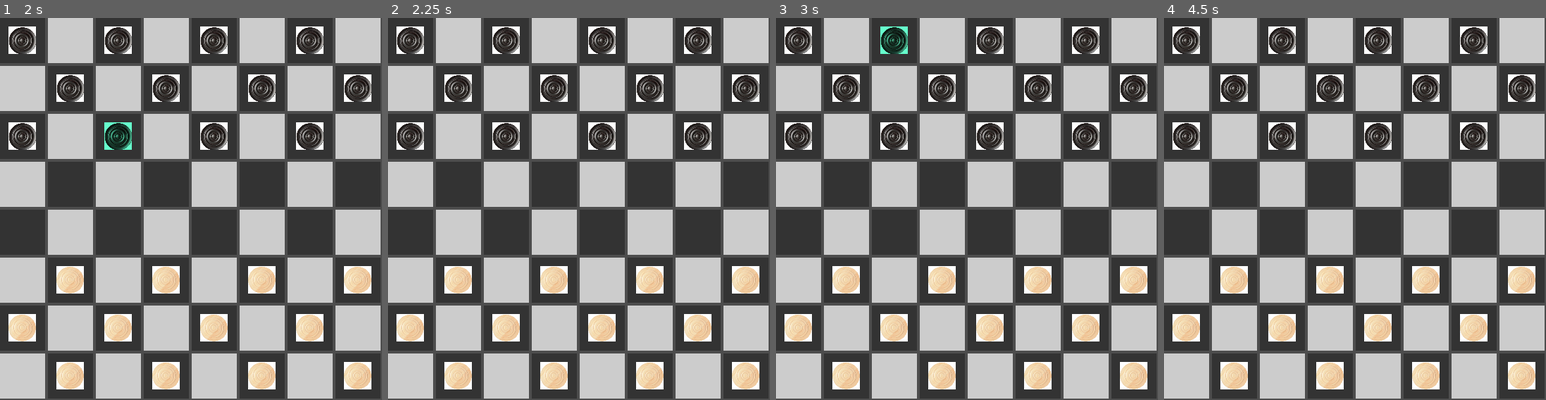
Above: before the commit, frames 1-4 (left to right).
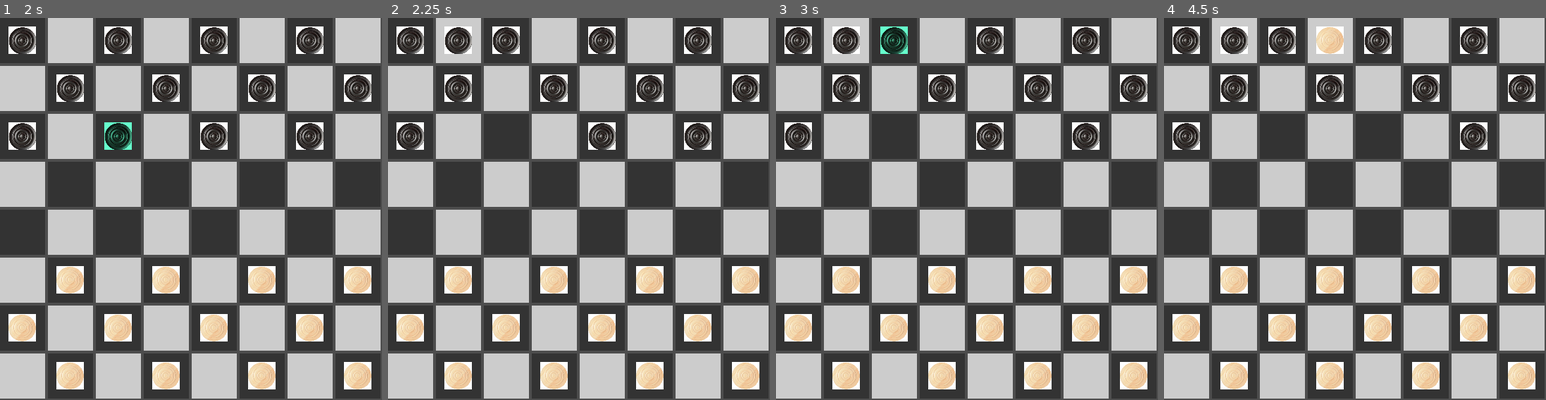
Above: after the commit, the same moments.

Repository: Luca-Milioli/Checkers
Game: Godot game, scene res://scenes/main.tscn
Two runs of this game, one before a commit and one after it. Both use one fixed random seed, a clock stepped at 60 frames per second and the inputs below.
Inputs (mouse positions are in pixels of both pictures, inside the frame that each line leads up to):
- Up to frame 1 (2 s): tap Enter at 0.5 s; move the mouse to (22, 40) at 0.52 s; click (22, 40) at 0.67 s; tap Space at 1.25 s; move the mouse to (118, 136) at 1.27 s; click (118, 136) at 1.42 s
- Up to frame 2 (2.25 s): tap Enter at 2 s; move the mouse to (456, 40) at 2.02 s; click (456, 40) at 2.17 s
- Up to frame 3 (3 s): tap Space at 2.75 s; move the mouse to (894, 40) at 2.77 s; click (894, 40) at 2.92 s
- Up to frame 4 (4.5 s): tap Enter at 3.5 s; move the mouse to (1377, 136) at 3.52 s; click (1377, 136) at 3.67 s; tap Space at 4.25 s; move the mouse to (1332, 40) at 4.27 s; click (1332, 40) at 4.42 s

Frame 1 is identical in both runs. In frame 2, 0.8% of the frame differs, in the area x 14-35%, y 2-35%; in frame 3, 0.8%; in frame 4, 1.6%, in the area x 14-60%, y 2-35%.

Commit message:
update_gui

Diff:
--- a/checkers/project.godot
+++ b/checkers/project.godot
@@ -12,7 +12,7 @@
 
 config/name="Checkers"
 run/main_scene="res://scenes/main.tscn"
-config/features=PackedStringArray("4.3", "Mobile")
+config/features=PackedStringArray("4.4", "Mobile")
 boot_splash/fullsize=false
 config/icon="res://icon.svg"
 
--- a/checkers/scenes/checks.tscn
+++ b/checkers/scenes/checks.tscn
@@ -1,6 +1,3 @@
-[gd_scene load_steps=2 format=3 uid="uid://bcivo4a7stkvp"]
-
-[ext_resource type="Script" path="res://scripts/checks.gd" id="1_rw4ni"]
+[gd_scene format=3 uid="uid://bcivo4a7stkvp"]
 
 [node name="Checks" type="Node"]
-script = ExtResource("1_rw4ni")
--- a/checkers/scripts/checks.gd
+++ /dev/null
@@ -1,9 +0,0 @@
-extends Node
-
-# Called when the node enters the scene tree for the first time.
-func _ready() -> void:
-	pass # Replace with function body.
-
-# Called every frame. 'delta' is the elapsed time since the previous frame.
-func _process(delta: float) -> void:
-	pass
--- a/checkers/scripts/game_logic.gd
+++ b/checkers/scripts/game_logic.gd
@@ -12,7 +12,6 @@
 var winner : int
 var old_cell : Vector2i
 var new_cell : Vector2i
-
 
 func connect_to_target(receiver):
 	self.update_gui.connect(receiver.update.bind(self.board))
@@ -45,8 +44,8 @@
 	return true
 
 func _set_move():
-	self.board[self.old_cell[0]][self.old_cell[1]] = \
-		self.board[self.new_cell[0]][self.new_cell[1]]
+	self.board[self.old_cell[0]][self.old_cell[1]] = NO_MAN
+	self.board[self.new_cell[0]][self.new_cell[1]] = int(player_turn)
 
 func _change_turn():
 	self.player_turn = !player_turn
@@ -62,17 +61,13 @@
 
 
 func _check_winner() -> int:
-	return 1
+	return 0
 
 func game_start():
-	var first = true
+	update_gui.emit()
 	while not self.winner:
 		_change_turn()
-		if first:
-			_make_move()
-			first = false
-		else:
-			await _make_move()
+		await _make_move()
 		update_gui.emit()
 		self.winner = _check_winner()
 
--- a/checkers/scripts/grid.gd
+++ b/checkers/scripts/grid.gd
@@ -3,6 +3,8 @@
 const TILE_SCENE = preload("res://scenes/tile.tscn")
 const MAN_SCENE = preload("res://scenes/man.tscn")
 
+const COLUMNS = 8
+const ROWS = 8
 enum {PLAYER_MAN, IA_MAN, NO_MAN}
 var last_board = []
 var selected_piece = null
@@ -11,10 +13,9 @@
 
 signal move_selected
 
-
 func _ready():
 	# update()
-	_create_matrix(8,8)
+	_create_matrix(ROWS,COLUMNS)
 
 func connect_to_target(receiver):
 	self.move_selected.connect(receiver._on_move_selected)
@@ -35,9 +36,14 @@
 func get_cell(row: int, col: int) -> ColorRect:
 	return self.get_child(row * 8 + col) as ColorRect
 
+func print_board(board):
+	print("PLAYER: 0\nIA: 1\nVOID: 2\n")
+	for i in range(ROWS):
+		print("\nROWS "+str(i+1)+": ")
+		print(board[i])
 
 func update(board):
-	#print("updating gui...")
+	print_board(board)
 	var size = board.size()
 	for x in range(size):
 		for y in range(size):
@@ -51,17 +57,21 @@
 					tile.add_child(container_and_man[0])
 				tile.set_dark(not bool((x + y)%2))
 				self.add_child(tile)
-			elif board[x][y] != last_board[x][y]:
-
+				self.last_board[x][y] = board[x][y]
+			elif board[x][y] != self.last_board[x][y]:
+				print("np")
 				var tile = self.get_cell(x,y)
 				#print(tile.get_coordinates())
-				if tile.get_child_count() == 1:
-					tile.remove_child(tile.get_child(0))
+				var removed_man = tile.get_child(0)
+				if removed_man:
+					tile.remove_child(removed_man)
+					removed_man.queue_free()
 					print("si")
-				var container_and_man = _create_man(board[x][y])
-				container_and_man[1].set_coordinates(x, y)
-				tile.add_child(container_and_man[0])
-				last_board[x][y] = board[x][y]
+				if board[x][y] != NO_MAN:
+					var container_and_man = _create_man(board[x][y])
+					container_and_man[1].set_coordinates(x, y)
+					tile.add_child(container_and_man[0])
+				self.last_board[x][y] = board[x][y]
 	first_update = false
 
 func _create_matrix(cols, rows):
@@ -86,4 +96,4 @@
 	if tile_coord != man_coord:
 		if(self.man_reference.is_selected):
 			self.move_selected.emit(man_coord, tile_coord)
-		self.man_reference.deselect()
+		#self.man_reference.deselect()
--- a/checkers/scripts/man.gd
+++ b/checkers/scripts/man.gd
@@ -5,14 +5,13 @@
 var white
 var x
 var y
-var is_selected : bool
+var _is_selected : bool
 const DEFAULT_MODULATE = Color(1,1,1,1)
 const CLICK_MODULATE = Color(0.4, 1, 0.8, 1)
 
 # Called when the node enters the scene tree for the first time.
 func _ready() -> void:
-	self.is_selected = false
-	self.white = true
+	self._is_selected = false
 
 # Called every frame. 'delta' is the elapsed time since the previous frame.
 func _process(delta: float) -> void:
@@ -31,8 +30,11 @@
 
 func select():
 	self.modulate = self.CLICK_MODULATE
-	self.is_selected = true
+	self._is_selected = true
 
 func deselect():
 	self.modulate = self.DEFAULT_MODULATE
-	self.is_selected = false
+	self._is_selected = false
+
+func is_selected():
+	return is_selected
Not shown: 1 places in checkers/scenes/board.tscn that only renumber resources
Not shown: 1 places in checkers/scenes/king.tscn that only renumber resources
Not shown: 1 places in checkers/scenes/main.tscn that only renumber resources
Not shown: 1 places in checkers/scenes/man.tscn that only renumber resources
Not shown: 1 places in checkers/scenes/tile.tscn that only renumber resources
Not shown, removed: checkers/scripts/checks.gd.uid
Not shown, added: checkers/scripts/man_container.gd.uid
